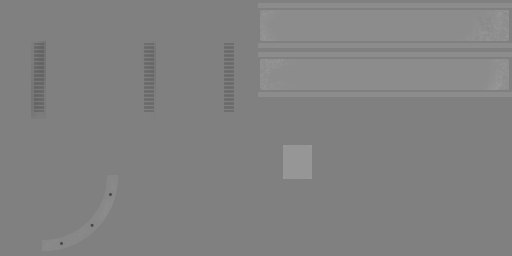
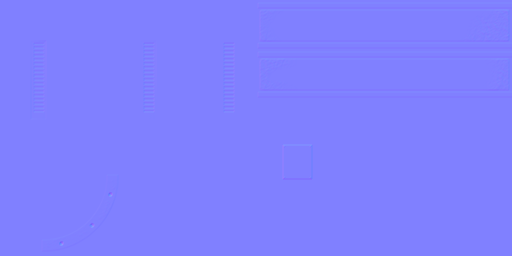
Before/after of a 512x256 layered artwork. What changed in the layer stack:
removed layer "Layer 4" over <box>284,146,311,178</box>
removed layer "Rectangle 1" over <box>283,145,312,179</box>
removed group "Rim Top" (3 layers) over <box>42,175,118,251</box>
removed layer "Holes" from group "Rim Top" over <box>59,192,113,246</box>
removed layer "Layer 6" (was 46%) from group "Rim Top" over <box>42,175,118,251</box>
removed layer "Layer 3" from group "Rim Top" over <box>42,175,118,251</box>
removed layer "Layer 2" (was 63%) over <box>31,41,234,119</box>
removed layer "Layer 5" over <box>260,10,509,90</box>
removed layer "Layer 1" over <box>258,3,512,97</box>
removed layer "Background" over <box>0,0,512,256</box>
added layer "Group 1" over <box>0,0,512,256</box>
